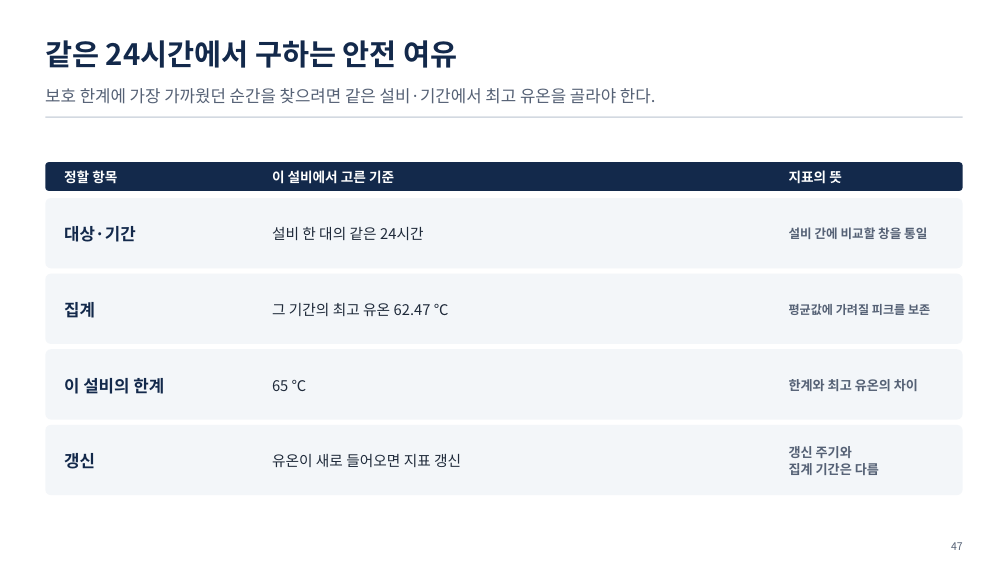
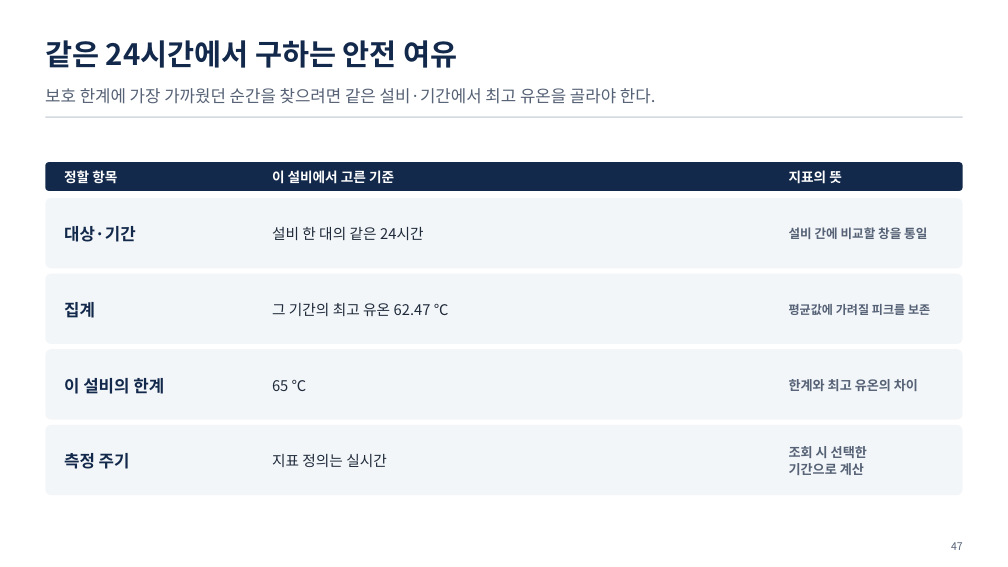
Before and after one commit to uengine-oss/hyd-iot-edu, a slide deck: slide 47 of workspace/강의제작/산출물/통합반/이론/03회차/통합반_03일차.pptx. Drawn at 1008x567 pixels with LibreOffice and Linux fonts; fonts in the diff are those of the drawing. Boxes give left, top, right and bottom in pixels: in the first picture for what was removed or moved away, otherwise in the second. Text is boxed around its words. In the diff, an @@ line names an element or a change of style, - is before the commit and + after.

```diff
--- a/workspace/강의제작/산출물/통합반/이론/03회차/통합반_03일차.pptx
+++ b/workspace/강의제작/산출물/통합반/이론/03회차/통합반_03일차.pptx
@@ text at <box>789,446,867,475</box>: text changed @@
-갱신 주기와
-집계 기간은 다름
+조회 시 선택한
+기간으로 계산
@@ text at <box>64,453,130,469</box>: text changed @@
-갱신
+측정 주기
@@ text at <box>272,454,387,467</box>: text changed @@
-유온이 새로 들어오면 지표 갱신
+지표 정의는 실시간
```
Also in this commit, not shown: 12 other slides changed, 35 other files.
